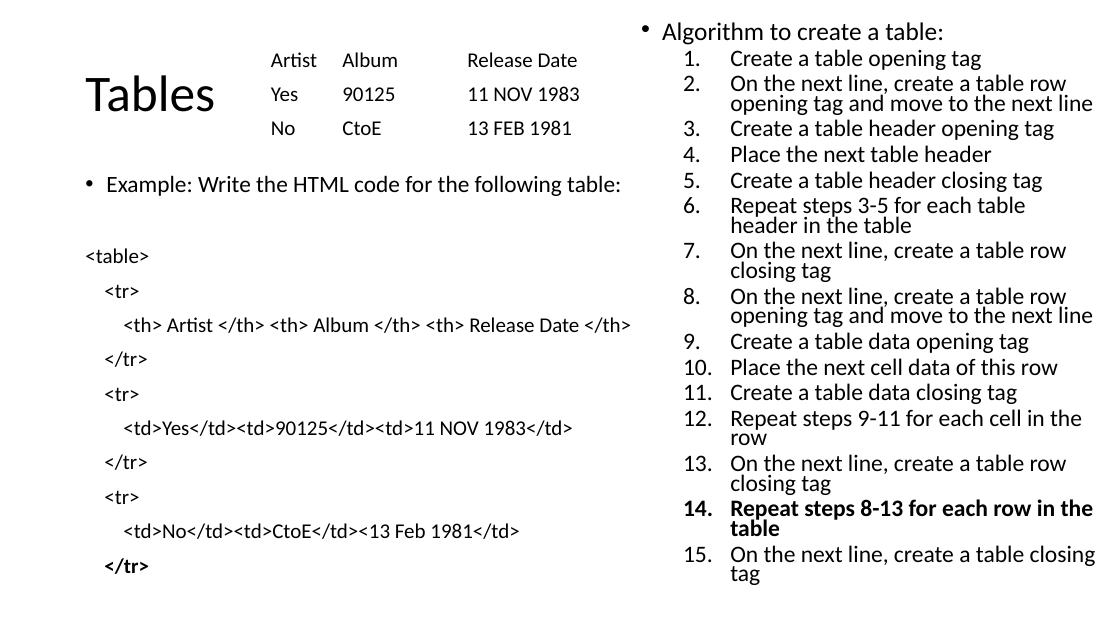
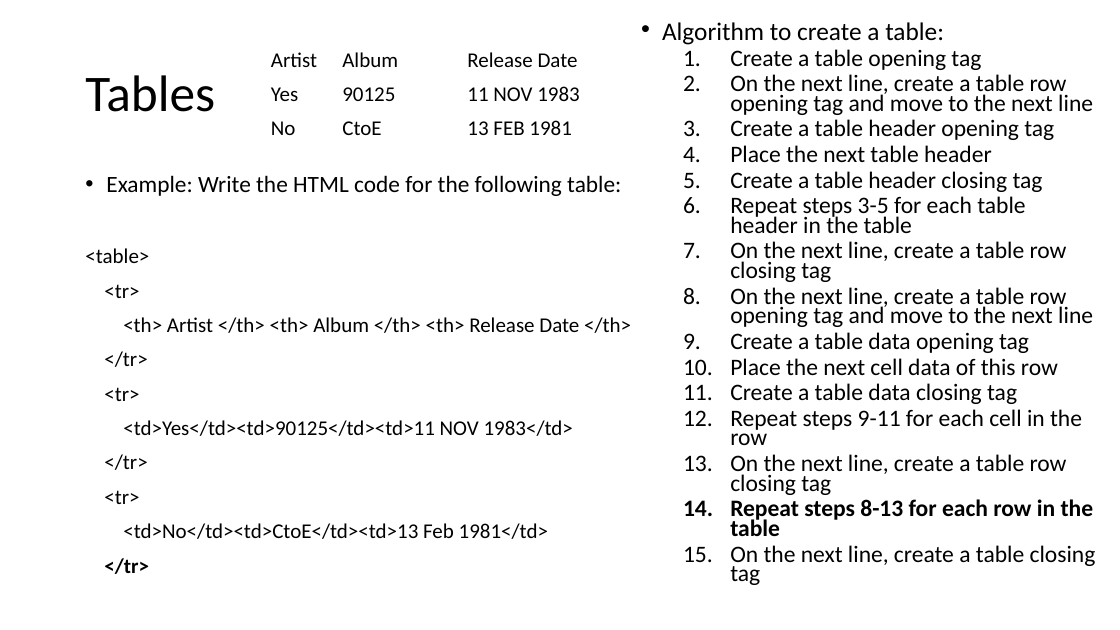
Before and after one commit to MrJoshGross/Course-Curricular-Material, a slide deck: slide 111 of Computer Science Discoveries/Lectures/Lecture 9 - More HTML Tags.pptx. Drawn at 1120x630 pixels with LibreOffice and Linux fonts; fonts in the diff are those of the drawing. Boxes give left, top, right and bottom in pixels: in the first picture for what was removed or moved away, otherwise in the second. Text is boxed around its words. In the diff, an @@ line names an element or a change of style, - is before the commit and + after.

```diff
--- a/Computer Science Discoveries/Lectures/Lecture 9 - More HTML Tags.pptx
+++ b/Computer Science Discoveries/Lectures/Lecture 9 - More HTML Tags.pptx
@@ text at [123,523,548,539]: text changed @@
-<td>No</td><td>CtoE</td><13 Feb 1981</td>
+<td>No</td><td>CtoE</td><td>13 Feb 1981</td>
```
Also in this commit, not shown: 2 other slides changed, 3 slides added, 1 other file.
